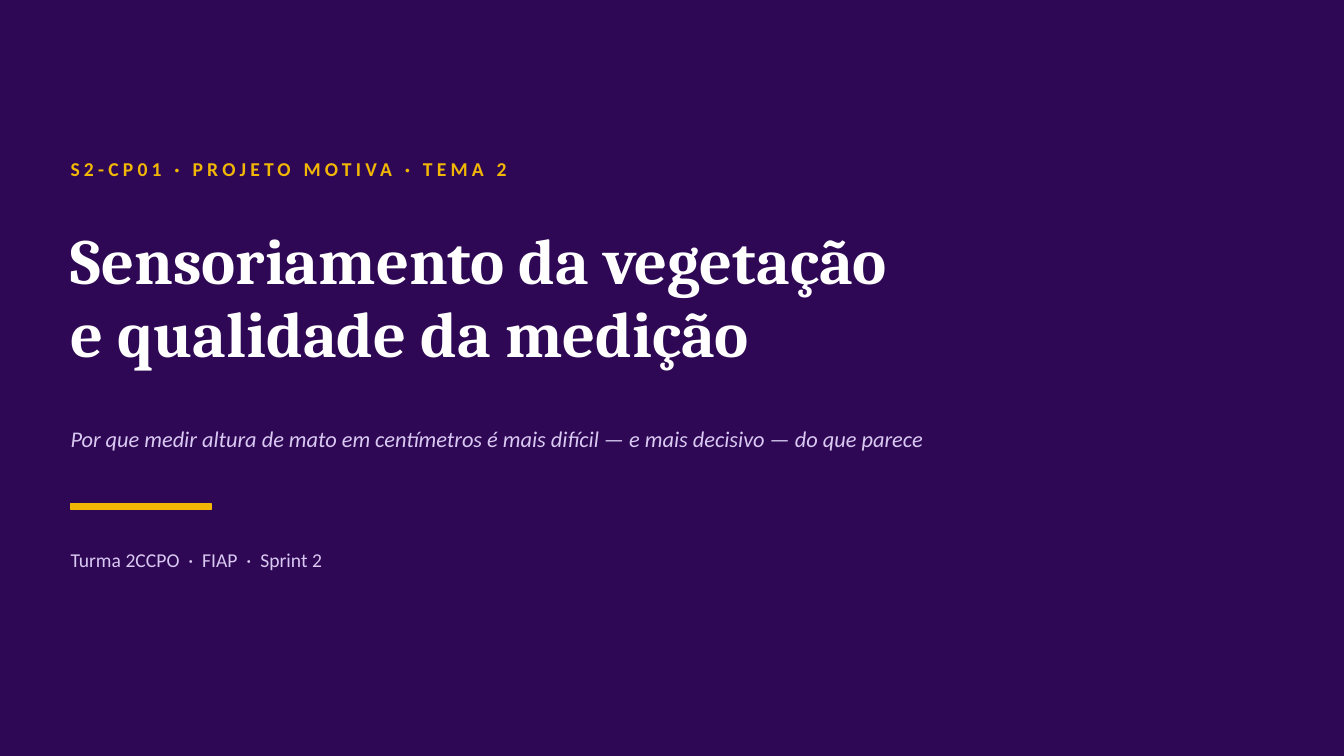
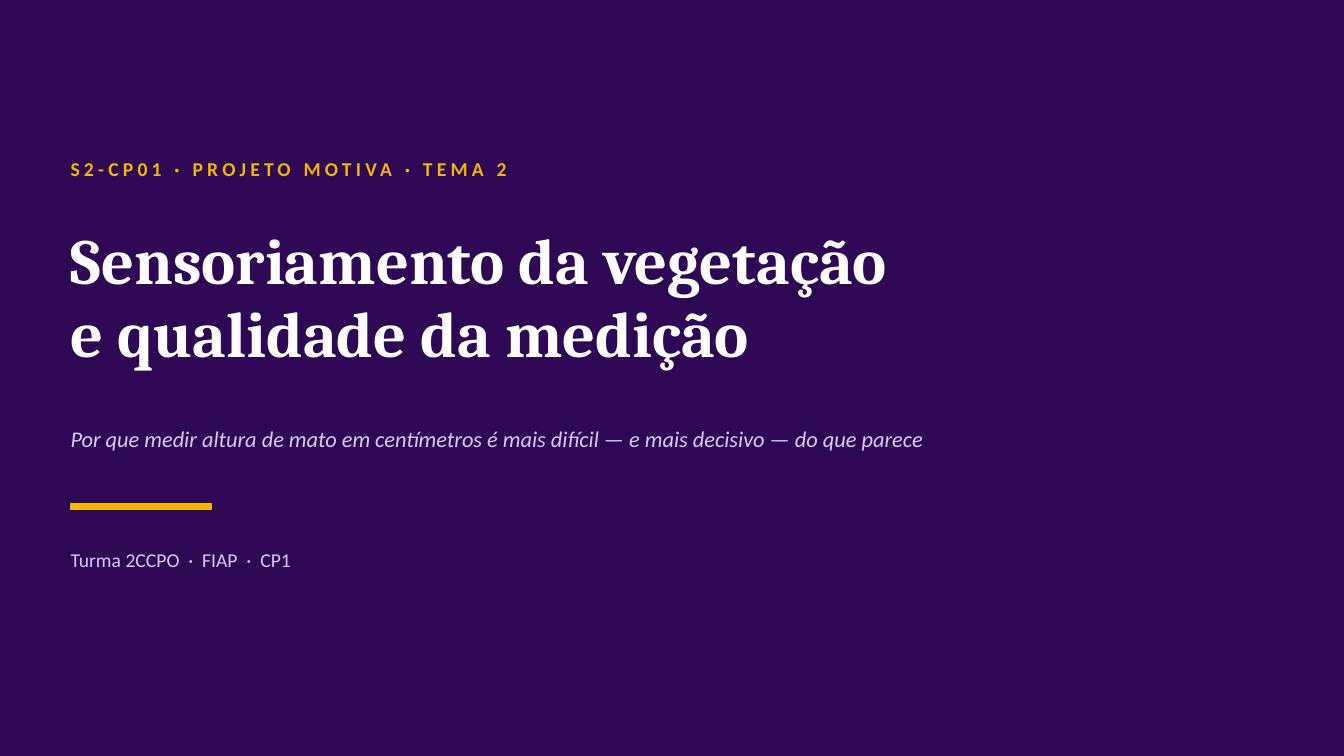
Before and after one commit to GuilhermeCalifoni-code/motiva-field, a slide deck: slide 1 of docs/S2-CP1/S2-CP1-Motiva-Tema2-Aula.pptx. Drawn at 1344x756 pixels with LibreOffice and Linux fonts; fonts in the diff are those of the drawing. Boxes give left, top, right and bottom in pixels: in the first picture for what was removed or moved away, otherwise in the second. Text is boxed around its words. In the diff, an @@ line names an element or a change of style, - is before the commit and + after.

Commit message:
Trocar Sprint 2 por CP1 na identificacao da entrega

```diff
--- a/docs/S2-CP1/S2-CP1-Motiva-Tema2-Aula.pptx
+++ b/docs/S2-CP1/S2-CP1-Motiva-Tema2-Aula.pptx
@@ text at bbox=[71, 554, 291, 567]: text changed @@
-Turma 2CCPO · FIAP · Sprint 2
+Turma 2CCPO · FIAP · CP1
```
Also in this commit, not shown: 4 other files.
